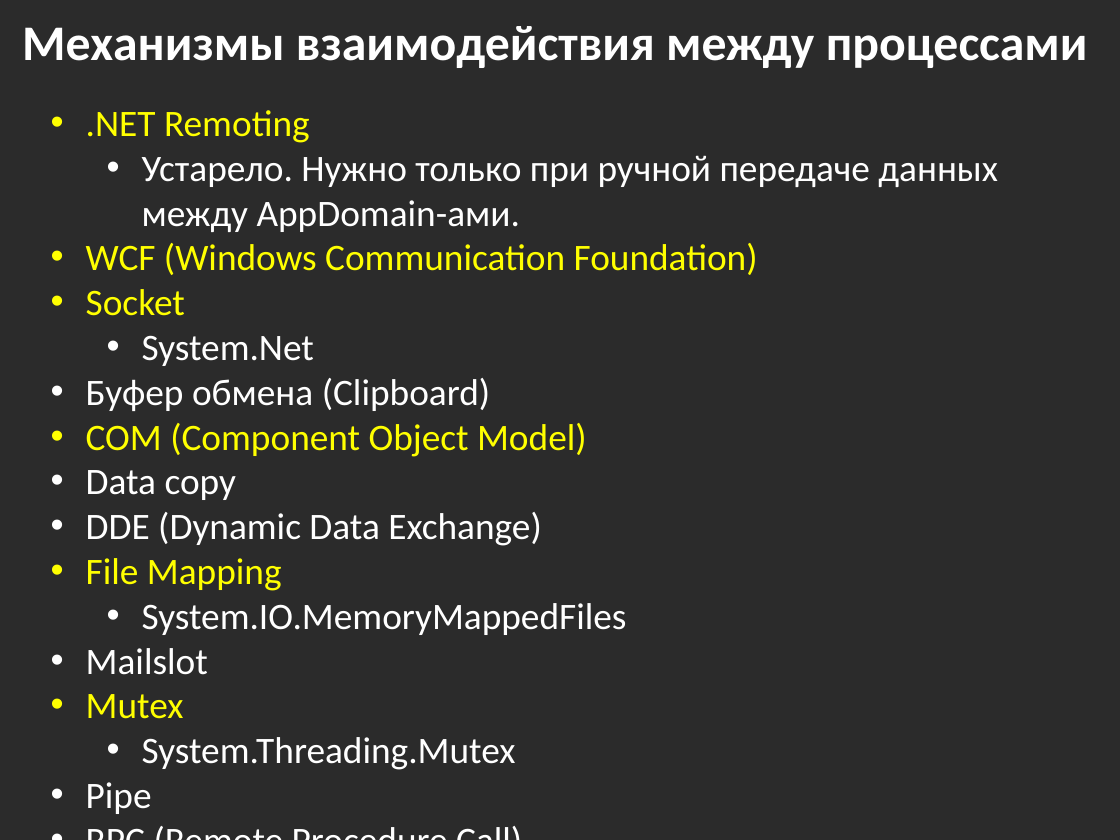
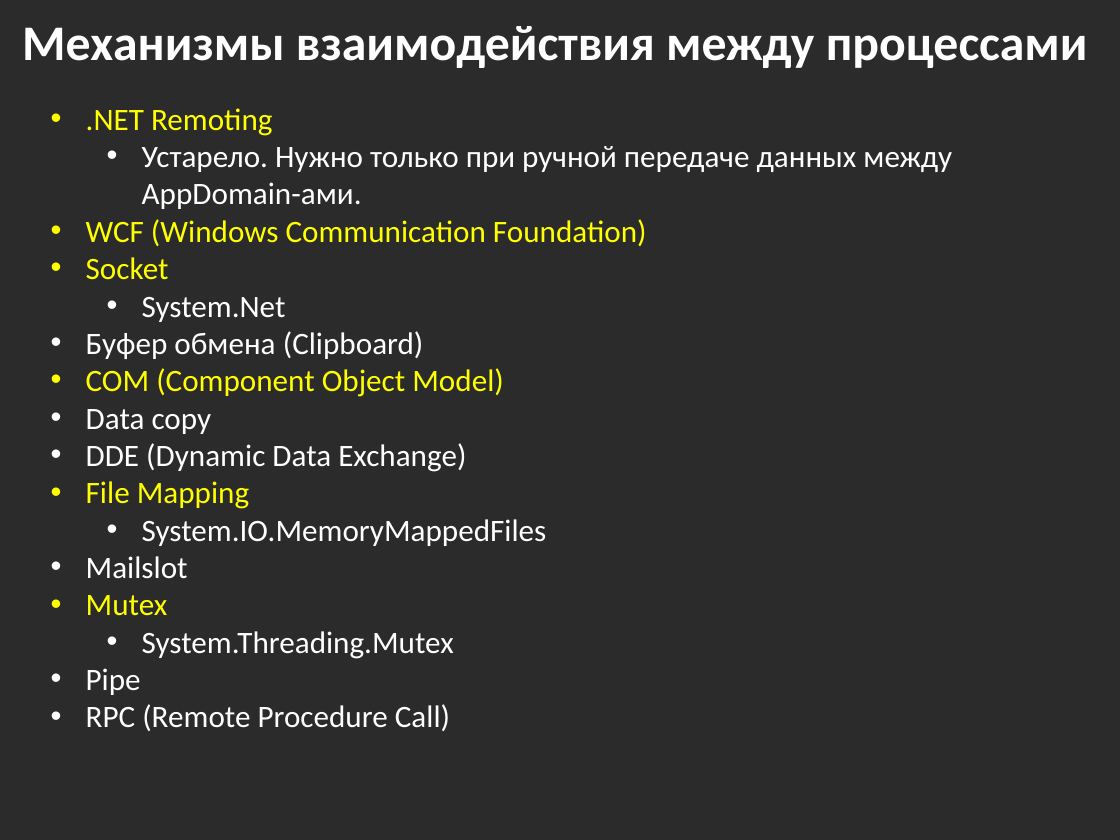
Before and after one commit to bazile/Training, a slide deck: slide 33 of Presentation/lesson-08-multithreading.pptx (slide 31 before the commit). Drawn at 1120x840 pixels with LibreOffice and Linux fonts; fonts in the diff are those of the drawing; background and template pictures are left out; a plain dark background stands for a picture behind light text. Boxes give left, top, right and bottom in pixels: in the first picture for what was removed or moved away, otherwise in the second. Text is boxed around its words. In the diff, an @@ line names an element or a change of style, - is before the commit and + after.

```diff
--- a/Presentation/lesson-08-multithreading.pptx
+++ b/Presentation/lesson-08-multithreading.pptx
@@ text ".NET Remoting" at [86, 108, 952, 731]: size 24 to 20 pt @@
```
Also in this commit, not shown: 2 slides added, 1 other file.
